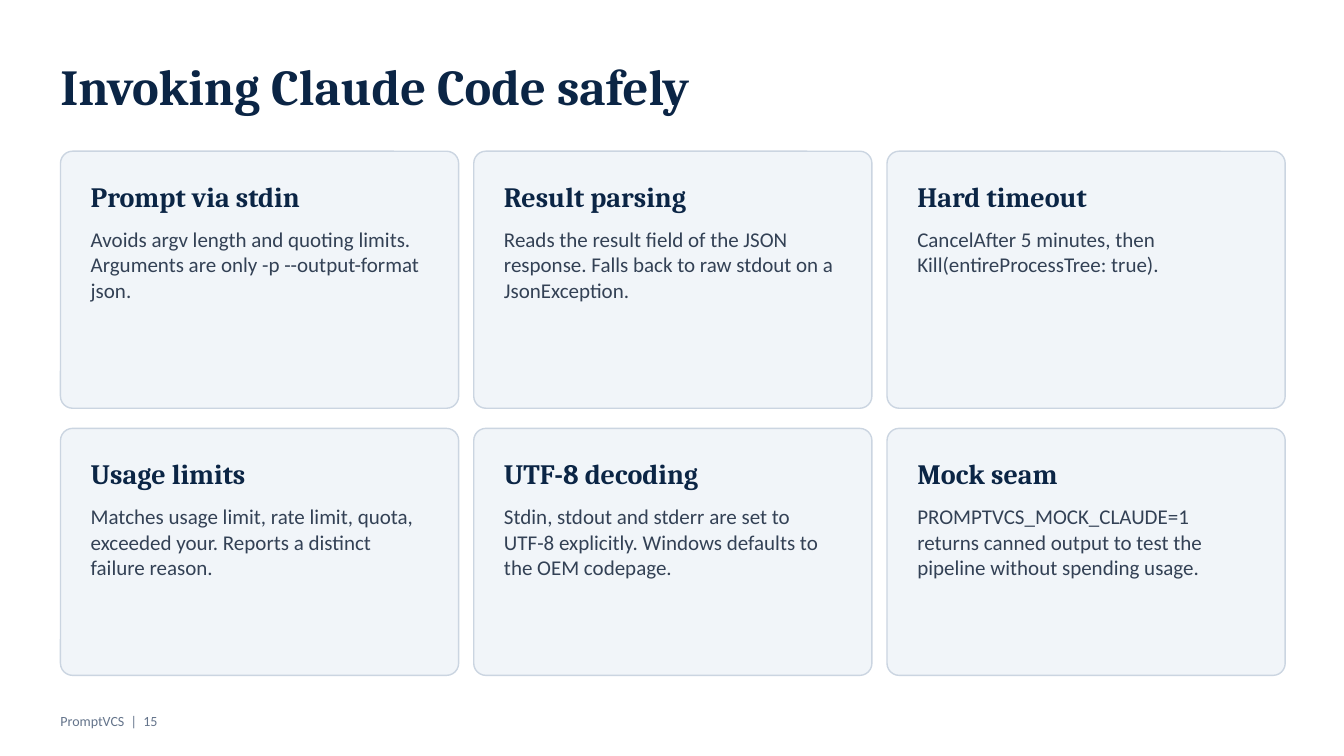
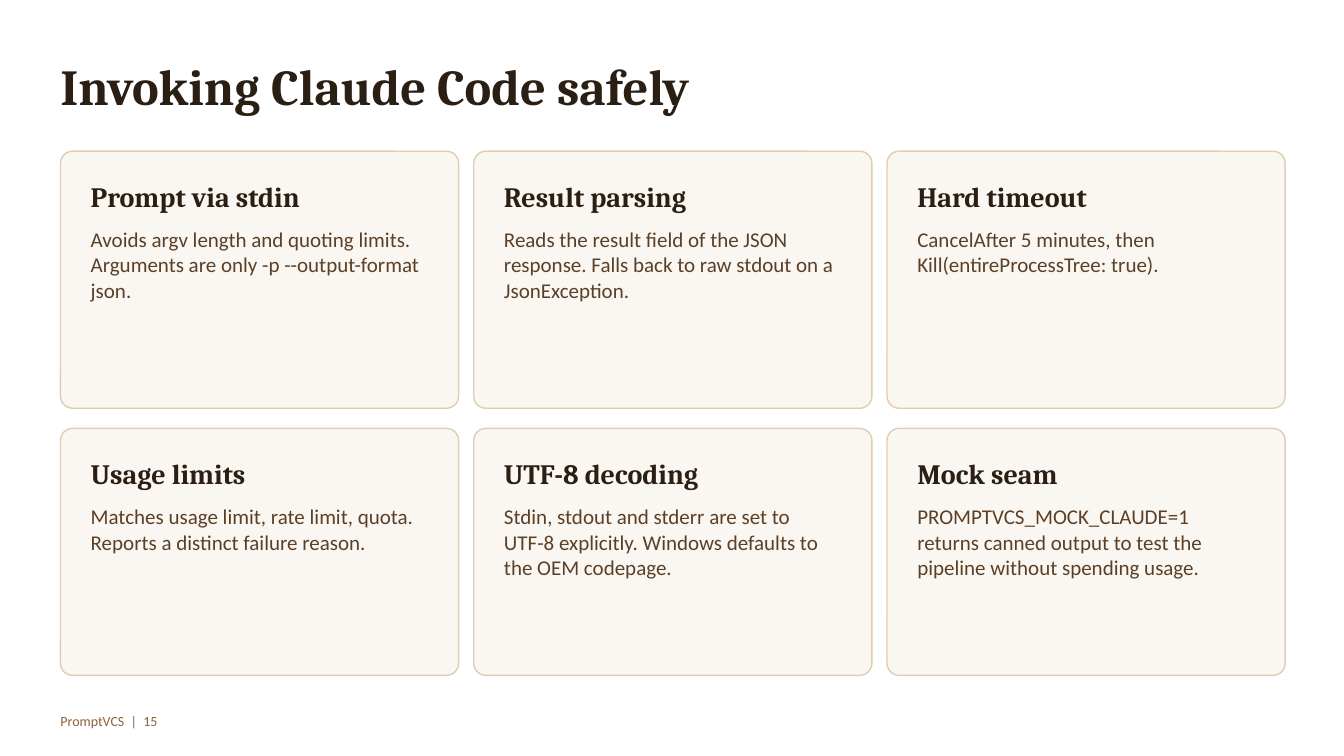
Before and after one commit to SahilHanda300/prompt-vcs, a slide deck: slide 15 of docs/PromptVCS-Presentation.pptx. Drawn at 1344x756 pixels with LibreOffice and Linux fonts; fonts in the diff are those of the drawing. Boxes give left, top, right and bottom in pixels: in the first picture for what was removed or moved away, otherwise in the second. Text is boxed around its words. In the diff, an @@ line names an element or a change of style, - is before the commit and + after.

```diff
--- a/docs/PromptVCS-Presentation.pptx
+++ b/docs/PromptVCS-Presentation.pptx
@@ fill #F1F5F9 to #FAF6F2; outline #CBD5E1 1 pt to #E0CDB3 1 pt in 6 elements at <box>60,151,459,408</box>, <box>474,151,872,408</box>, <box>887,151,1286,408</box>, <box>60,429,459,676</box>, <box>474,429,872,676</box>, <box>887,429,1286,676</box> @@
@@ text colour #0B2545 to #2B1F14 in 7 elements at <box>60,69,689,116</box>, <box>91,187,300,213</box>, <box>504,187,686,213</box>, <box>917,187,1087,208</box>, <box>91,464,246,490</box>, <box>504,464,698,490</box>, <box>917,464,1057,485</box> @@
@@ text at <box>91,509,413,554</box>: text changed; text colour #334155 to #5C4026 @@
-Matches usage limit, rate limit, quota, exceeded your. Reports a distinct failure reason.
+Matches usage limit, rate limit, quota. Reports a distinct failure reason.
@@ text colour #334155 to #5C4026 in 5 elements at <box>91,232,419,302</box>, <box>504,232,833,302</box>, <box>917,232,1158,275</box>, <box>504,509,818,579</box>, <box>917,510,1201,579</box> @@
@@ text "PromptVCS | 15" at <box>60,717,157,729</box>: text colour #64748B to #8F6239 @@
```
Also in this commit, not shown: 21 other slides changed, 1 slide added, 3 other files.
